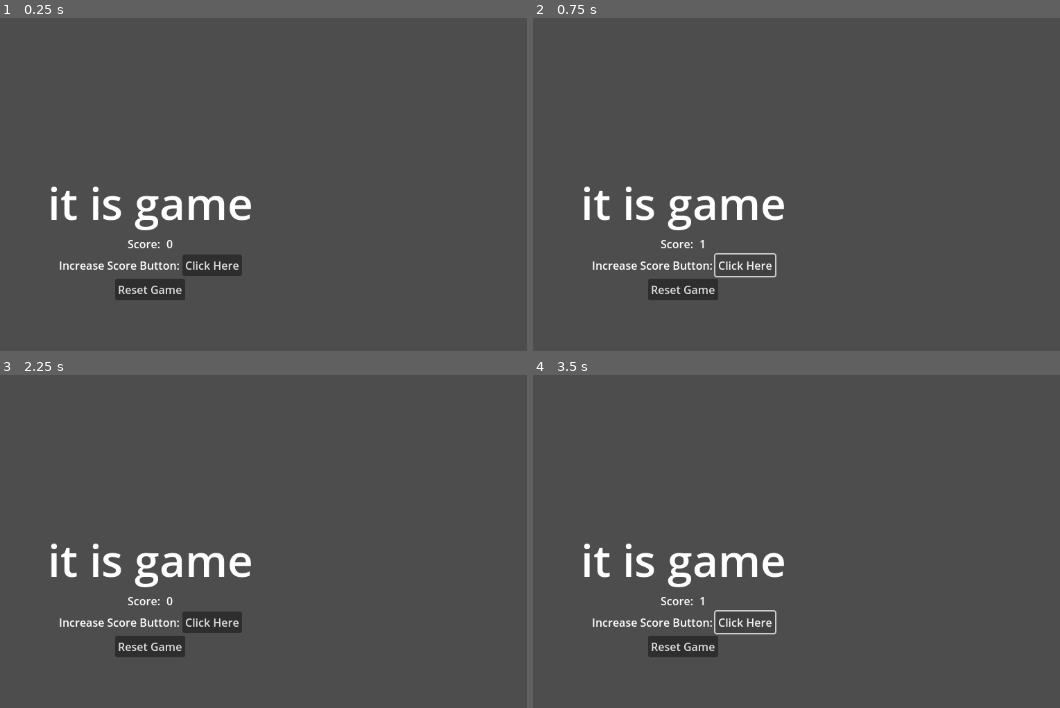
Above: before the commit, frames 1-4 (two rows, left to right).
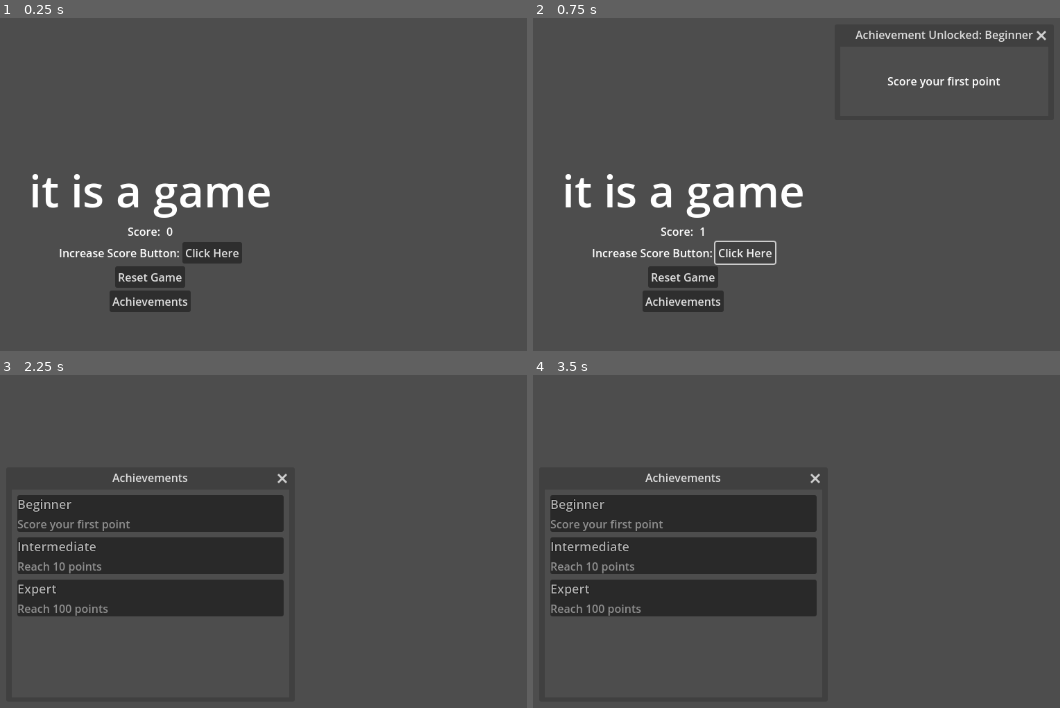
Above: after the commit, the same moments.

Repository: LemJukes/godot-4-achievement-system-alpha
Game: Godot game, scene res://it_is_a_game.tscn
The game is run twice, just before and just after one commit, with the same random seed, the same clock (stepped at 60 frames per second) and the same inputs. Before the commit the project starts from res://itisgame.tscn.
Inputs (mouse positions are in pixels of both pictures, inside the frame that each line leads up to):
- Up to frame 1 (0.25 s): no input
- Up to frame 2 (0.75 s): click "Click Here" at 0.5 s
- Up to frame 3 (2.25 s): click "Reset Game" at 1.25 s; click (147, 658) at 2 s, where only the run after the commit has a clickable "Achievements"
- Up to frame 4 (3.5 s): click "Click Here" at 2.75 s

The runs differ from the first frame. In frame 1, 5.6% of the frame differs, in the area x 6-52%, y 46-89%; in frame 2, 5.9%; in frame 3, 18%, in the area x 3-55%, y 29-85%; in frame 4, 18%.

Commit message:
its working

Diff:
--- /dev/null
+++ b/achievement_display.gd
@@ -0,0 +1,54 @@
+# achievement_display.gd
+extends Window
+
+@onready var achievement_container = $MarginContainer/ScrollContainer/VBoxContainer
+
+func _ready() -> void:
+	# Connect to achievement signals
+	AchievementManager.achievement_unlocked.connect(_on_achievement_unlocked)
+	AchievementManager.achievements_loaded.connect(_update_achievement_display)
+	AchievementManager.achievements_reset.connect(_update_achievement_display)
+
+	# Initial display update
+	_update_achievement_display()
+
+	# Hide window initially
+	hide()
+
+func _update_achievement_display() -> void:
+	# Clear existing children
+	for child in achievement_container.get_children():
+		child.queue_free()
+
+	# Display all achievements
+	for achievement in AchievementManager.get_all_achievements():
+		var achievement_panel = PanelContainer.new()
+		achievement_panel.add_theme_constant_override("padding", 8)
+
+		var vbox = VBoxContainer.new()
+		achievement_panel.add_child(vbox)
+
+		var name_label = Label.new()
+		name_label.text = achievement.name
+		name_label.add_theme_font_size_override("font_size", 18)
+		name_label.add_theme_constant_override("outline_size", 2)
+		vbox.add_child(name_label)
+
+		var desc_label = Label.new()
+		desc_label.text = achievement.description
+		desc_label.modulate = Color(0.8, 0.8, 0.8)
+		vbox.add_child(desc_label)
+
+		if achievement.unlocked:
+			achievement_panel.modulate = Color(0.7, 1.0, 0.7)
+			name_label.text += " ✓"
+		else:
+			achievement_panel.modulate = Color(0.7, 0.7, 0.7)
+
+		achievement_container.add_child(achievement_panel)
+
+func _on_achievement_unlocked(_achievement_name: String) -> void:
+	_update_achievement_display()
+
+func _on_close_requested() -> void:
+	hide()
--- /dev/null
+++ b/achievement_display.tscn
@@ -0,0 +1,31 @@
+[gd_scene load_steps=2 format=3 uid="uid://bfissu3qetx5m"]
+
+[ext_resource type="Script" path="res://achievement_display.gd" id="1_achiev"]
+
+[node name="AchievementWindow" type="Window"]
+title = "Achievements"
+initial_position = 2
+size = Vector2i(400, 300)
+unresizable = true
+script = ExtResource("1_achiev")
+
+[node name="MarginContainer" type="MarginContainer" parent="."]
+anchors_preset = 15
+anchor_right = 1.0
+anchor_bottom = 1.0
+grow_horizontal = 2
+grow_vertical = 2
+theme_override_constants/margin_left = 8
+theme_override_constants/margin_top = 8
+theme_override_constants/margin_right = 8
+theme_override_constants/margin_bottom = 8
+
+[node name="ScrollContainer" type="ScrollContainer" parent="MarginContainer"]
+layout_mode = 2
+
+[node name="VBoxContainer" type="VBoxContainer" parent="MarginContainer/ScrollContainer"]
+layout_mode = 2
+size_flags_horizontal = 3
+theme_override_constants/separation = 8
+
+[connection signal="close_requested" from="." to="." method="_on_close_requested"]
--- /dev/null
+++ b/achievement_manager.gd
@@ -0,0 +1,96 @@
+# achievement_manager.gd
+extends Node
+
+signal achievement_unlocked(achievement_name: String)
+signal achievements_loaded
+signal achievements_reset
+
+# Dictionary to store achievement definitions
+var achievements := {
+	"beginner": {
+		"name": "Beginner",
+		"description": "Score your first point",
+		"requirement": 1,
+		"unlocked": false
+	},
+	"intermediate": {
+		"name": "Intermediate",
+		"description": "Reach 10 points",
+		"requirement": 10,
+		"unlocked": false
+	},
+	"expert": {
+		"name": "Expert",
+		"description": "Reach 100 points",
+		"requirement": 100,
+		"unlocked": false
+	}
+}
+
+func _ready() -> void:
+	load_achievements()
+
+# Reset all achievements to locked state
+func reset_achievements() -> void:
+	for achievement_id in achievements:
+		achievements[achievement_id].unlocked = false
+	achievements_reset.emit()
+
+# Check if score triggers any achievements
+func check_achievements(score: int) -> void:
+	for achievement_id in achievements:
+		var achievement = achievements[achievement_id]
+		if not achievement.unlocked and score >= achievement.requirement:
+			unlock_achievement(achievement_id)
+
+# Unlock an achievement
+func unlock_achievement(achievement_id: String) -> void:
+	if achievement_id in achievements:
+		achievements[achievement_id].unlocked = true
+		achievement_unlocked.emit(achievements[achievement_id].name)
+		save_achievements()
+
+# Save achievement states
+func save_achievements() -> void:
+	var save_data = SaveManager.load_game_data()
+
+	# Create achievements section if it doesn't exist
+	if not save_data.has("achievements"):
+		save_data["achievements"] = {}
+
+	# Update only the achievements data
+	for achievement_id in achievements:
+		save_data["achievements"][achievement_id] = achievements[achievement_id].unlocked
+
+	SaveManager.save_game_data(save_data)
+
+# Load achievement states
+func load_achievements() -> void:
+	if not FileAccess.file_exists(SaveManager.SAVE_FILE_PATH):
+		achievements_loaded.emit()
+		return
+
+	var save_file = FileAccess.open(SaveManager.SAVE_FILE_PATH, FileAccess.READ)
+	if save_file == null:
+		achievements_loaded.emit()
+		return
+
+	var json_string = save_file.get_line()
+	var json = JSON.new()
+	var parse_result = json.parse(json_string)
+
+	if parse_result == OK:
+		var save_data = json.get_data()
+		if save_data.has("achievements"):
+			for achievement_id in save_data.achievements:
+				if achievement_id in achievements:
+					achievements[achievement_id].unlocked = save_data.achievements[achievement_id]
+
+	achievements_loaded.emit()
+
+# Get all achievements for display
+func get_all_achievements() -> Array:
+	var achievement_list := []
+	for achievement_id in achievements:
+		achievement_list.append(achievements[achievement_id])
+	return achievement_list
--- /dev/null
+++ b/achievement_notification.gd
@@ -0,0 +1,23 @@
+# achievement_notification.gd
+extends Window
+
+@onready var description_label = $MarginContainer/Label
+
+var vertical_offset = 0
+
+func _ready() -> void:
+	close_requested.connect(_on_close_requested)
+	hide()
+
+func setup_notification(achievement_name: String, description: String, offset: int) -> void:
+	title = "Achievement Unlocked: " + achievement_name
+	description_label.text = description
+
+	# Position window in top-right with vertical offset
+	var screen_size = DisplayServer.window_get_size()
+	position = Vector2i(screen_size.x - 350, 50 + (offset * 120))
+
+	show()
+
+func _on_close_requested() -> void:
+	hide()
--- /dev/null
+++ b/achievement_notification.tscn
@@ -0,0 +1,30 @@
+[gd_scene load_steps=2 format=3 uid="uid://ckaavpd1420d6"]
+
+[ext_resource type="Script" path="res://achievement_notification.gd" id="1_notify"]
+
+[node name="AchievementNotification" type="Window"]
+title = "Achievement Unlocked"
+position = Vector2i(0, 36)
+size = Vector2i(300, 100)
+unresizable = true
+script = ExtResource("1_notify")
+
+[node name="MarginContainer" type="MarginContainer" parent="."]
+anchors_preset = 15
+anchor_right = 1.0
+anchor_bottom = 1.0
+grow_horizontal = 2
+grow_vertical = 2
+size_flags_horizontal = 3
+size_flags_vertical = 3
+theme_override_constants/margin_left = 16
+theme_override_constants/margin_top = 16
+theme_override_constants/margin_right = 16
+theme_override_constants/margin_bottom = 16
+
+[node name="Label" type="Label" parent="MarginContainer"]
+custom_minimum_size = Vector2(10, 0)
+layout_mode = 2
+horizontal_alignment = 1
+vertical_alignment = 1
+autowrap_mode = 3
--- /dev/null
+++ b/it_is_a_game.gd
@@ -0,0 +1,99 @@
+# itisgame.gd
+extends Control
+
+var score: int = 0
+@onready var score_value = get_node("%ScoreValLabel")
+@onready var achievement_window = preload("res://achievement_display.tscn").instantiate()
+var notification_scene = preload("res://achievement_notification.tscn")
+var active_notifications = []  # Track active notification windows
+
+# Called when the node enters the scene tree for the first time.
+func _ready() -> void:
+	# Connect to SaveManager signals
+	SaveManager.save_completed.connect(_on_save_completed)
+	SaveManager.load_completed.connect(_on_load_completed)
+	SaveManager.save_error.connect(_on_save_error)
+	SaveManager.load_error.connect(_on_load_error)
+	# Add achievement windows
+	add_child(achievement_window)
+	add_child(achievement_window)
+	AchievementManager.achievement_unlocked.connect(_on_achievement_unlocked)
+
+	# Connect achievements button
+	get_node("AspectRatioContainer/VBoxContainer/HBoxContainer4/AchievementsButton").pressed.connect(_on_achievements_button_pressed)
+	load_game()  # Try to load existing save when game starts
+
+func save_game() -> void:
+	var save_dict = {
+		"score": score
+	}
+	SaveManager.save_game_data(save_dict)
+
+func load_game() -> void:
+	var save_data = SaveManager.load_game_data()
+	if !save_data.is_empty():
+		score = save_data["score"]
+		score_value.text = str(score)
+		AchievementManager.check_achievements(score)
+
+# Signal handlers for SaveManager
+func _on_save_completed() -> void:
+	print("Game saved successfully")
+
+func _on_load_completed() -> void:
+	print("Game loaded successfully")
+
+func _on_save_error(error_message: String) -> void:
+	print("Save error: ", error_message)
+
+func _on_load_error(error_message: String) -> void:
+	print("Load error: ", error_message)
+
+func _on_score_button_pressed() -> void:
+	score += 1
+	score_value.text = str(score)
+	print("Score: ", score)
+	save_game()  # Save when score changes
+	AchievementManager.check_achievements(score)
+
+
+func _on_reset_button_pressed() -> void:
+	SaveManager.delete_save()
+	AchievementManager.reset_achievements()
+	get_tree().reload_current_scene()
+	pass # Replace with function body.
+
+func _on_achievements_button_pressed() -> void:
+	if achievement_window.visible:
+		achievement_window.hide()
+	else:
+		achievement_window.show()
+
+func cleanup_notifications() -> void:
+	# Remove any null (closed) notifications from our array
+	active_notifications = active_notifications.filter(func(notif): return is_instance_valid(notif))
+
+func _on_achievement_unlocked(achievement_name: String) -> void:
+	cleanup_notifications()
+
+	# Find the achievement details
+	for achievement in AchievementManager.get_all_achievements():
+		if achievement.name == achievement_name:
+			# Create new notification instance
+			var achvNotification = notification_scene.instantiate()
+			add_child(achvNotification)
+			active_notifications.append(achvNotification)
+
+			# Set up the new notification with appropriate vertical offset
+			achvNotification.setup_notification(
+				achievement_name,
+				achievement.description,
+				active_notifications.size() - 1
+			)
+
+			# Connect to its close_requested signal to remove it from our array
+			achvNotification.close_requested.connect(
+				func(): active_notifications.erase(achvNotification),
+				CONNECT_ONE_SHOT
+			)
+			break
--- a/itisgame.tscn
+++ b/it_is_a_game.tscn
@@ -1,15 +1,17 @@
 [gd_scene load_steps=2 format=3 uid="uid://1r26o6r8cjpy"]
 
-[ext_resource type="Script" path="res://itisgame.gd" id="1_mv6r5"]
+[ext_resource type="Script" path="res://it_is_a_game.gd" id="1_t7ywh"]
 
-[node name="itisgame" type="Control"]
+[node name="ItIsAGame" type="Control"]
 layout_mode = 3
 anchors_preset = 15
 anchor_right = 1.0
 anchor_bottom = 1.0
+offset_top = -1.0
+offset_bottom = -1.0
 grow_horizontal = 2
 grow_vertical = 2
-script = ExtResource("1_mv6r5")
+script = ExtResource("1_t7ywh")
 
 [node name="AspectRatioContainer" type="AspectRatioContainer" parent="."]
 layout_mode = 1
@@ -26,7 +28,7 @@
 [node name="Label" type="Label" parent="AspectRatioContainer/VBoxContainer"]
 layout_mode = 2
 theme_override_font_sizes/font_size = 64
-text = "it is game"
+text = "it is a game"
 horizontal_alignment = 1
 
 [node name="HBoxContainer" type="HBoxContainer" parent="AspectRatioContainer/VBoxContainer"]
@@ -60,8 +62,15 @@
 
 [node name="ResetButton" type="Button" parent="AspectRatioContainer/VBoxContainer/HBoxContainer3"]
 layout_mode = 2
-text = "Reset Game
-"
+text = "Reset Game"
+
+[node name="HBoxContainer4" type="HBoxContainer" parent="AspectRatioContainer/VBoxContainer"]
+layout_mode = 2
+alignment = 1
+
+[node name="AchievementsButton" type="Button" parent="AspectRatioContainer/VBoxContainer/HBoxContainer4"]
+layout_mode = 2
+text = "Achievements"
 
 [connection signal="pressed" from="AspectRatioContainer/VBoxContainer/HBoxContainer2/ScoreButton" to="." method="_on_score_button_pressed"]
 [connection signal="pressed" from="AspectRatioContainer/VBoxContainer/HBoxContainer3/ResetButton" to="." method="_on_reset_button_pressed"]
--- a/itisgame.gd
+++ /dev/null
@@ -1,51 +0,0 @@
-# itisgame.gd
-extends Control
-
-var score: int = 0
-@onready var score_value = get_node("%ScoreValLabel")
-
-# Called when the node enters the scene tree for the first time.
-func _ready() -> void:
-	# Connect to SaveManager signals
-	SaveManager.save_completed.connect(_on_save_completed)
-	SaveManager.load_completed.connect(_on_load_completed)
-	SaveManager.save_error.connect(_on_save_error)
-	SaveManager.load_error.connect(_on_load_error)
-
-	load_game()  # Try to load existing save when game starts
-
-func save_game() -> void:
-	var save_dict = {
-		"score": score
-	}
-	SaveManager.save_game_data(save_dict)
-
-func load_game() -> void:
-	var save_data = SaveManager.load_game_data()
-	if !save_data.is_empty():
-		score = save_data["score"]
-		score_value.text = str(score)
-
-# Signal handlers for SaveManager
-func _on_save_completed() -> void:
-	print("Game saved successfully")
-
-func _on_load_completed() -> void:
-	print("Game loaded successfully")
-
-func _on_save_error(error_message: String) -> void:
-	print("Save error: ", error_message)
-
-func _on_load_error(error_message: String) -> void:
-	print("Load error: ", error_message)
-
-func _on_score_button_pressed() -> void:
-	score += 1
-	score_value.text = str(score)
-	print("Score: ", score)
-	save_game()  # Save when score changes
-
-func _on_reset_button_pressed() -> void:
-	SaveManager.delete_save()
-	get_tree().reload_current_scene()
-	pass # Replace with function body.
--- a/project.godot
+++ b/project.godot
@@ -11,10 +11,16 @@
 [application]
 
 config/name="godot-4-simple-achievement-system"
-run/main_scene="res://itisgame.tscn"
+run/main_scene="res://it_is_a_game.tscn"
 config/features=PackedStringArray("4.3", "Forward Plus")
 config/icon="res://icon.svg"
 
 [autoload]
 
 SaveManager="*res://save_manager.gd"
+AchievementManager="*res://achievement_manager.gd"
+
+[rendering]
+
+renderer/rendering_method="gl_compatibility"
+renderer/rendering_method.mobile="gl_compatibility"
